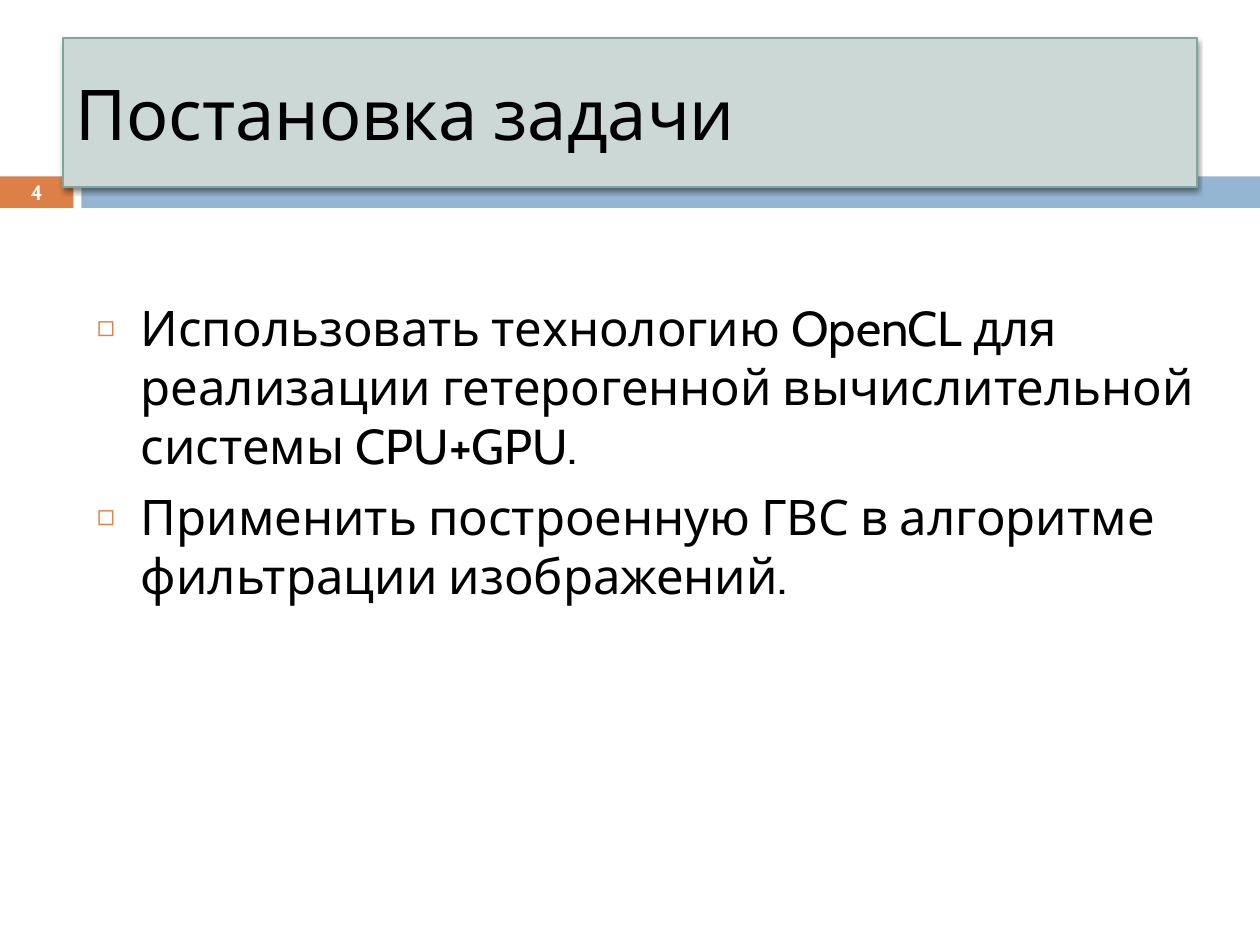
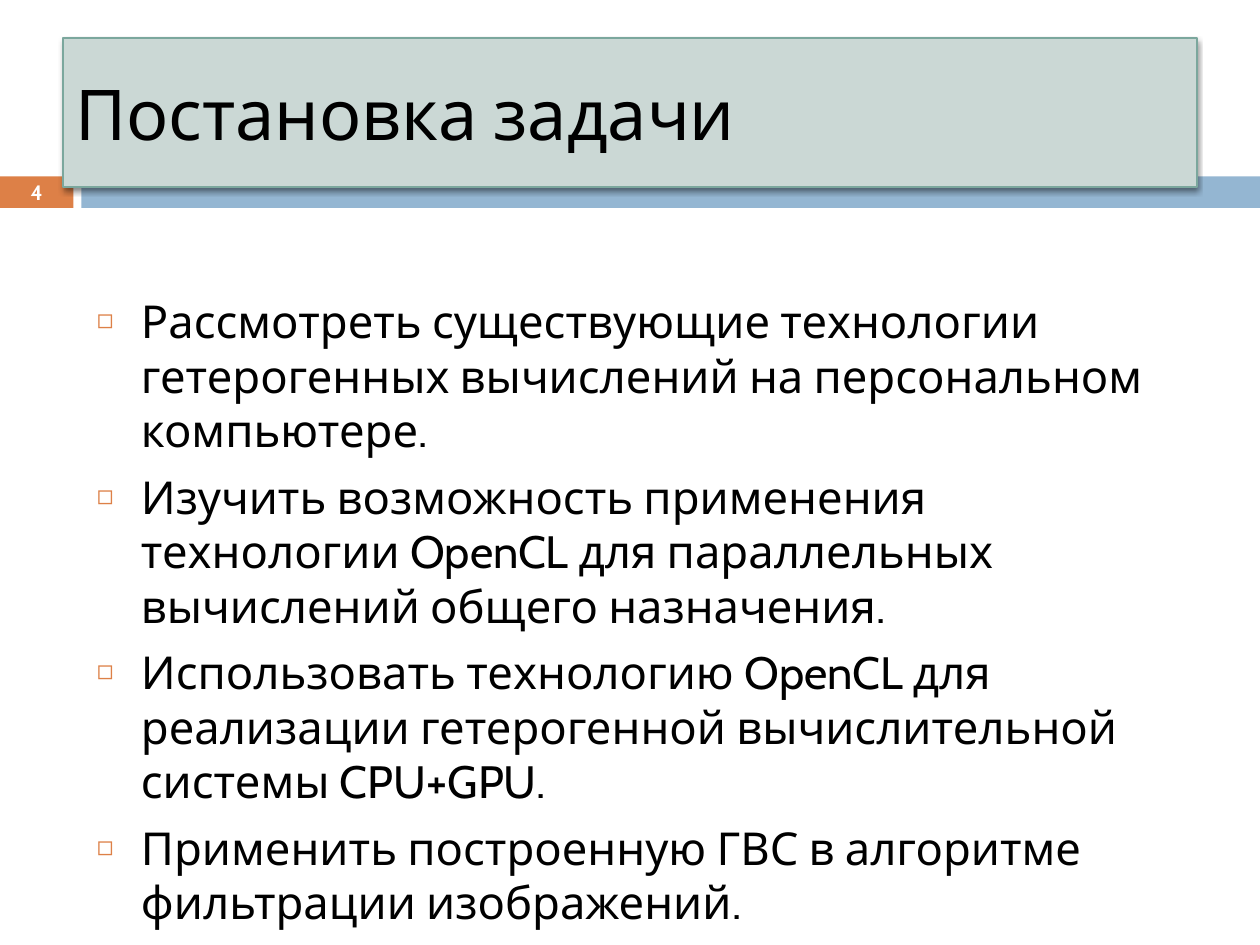
Before and after one commit to ustadenis/OpenCLImageFilter, a slide deck: slide 4 of Diplom/Презентация.pptx. Drawn at 1260x945 pixels with LibreOffice and Linux fonts; fonts in the diff are those of the drawing. Boxes give left, top, right and bottom in pixels: in the first picture for what was removed or moved away, otherwise in the second. Text is boxed around its words. In the diff, an @@ line names an element or a change of style, - is before the commit and + after.

```diff
--- a/Diplom/Презентация.pptx
+++ b/Diplom/Презентация.pptx
@@ text at (x1=141, y1=305, x2=1143, y2=632): paragraphs added @@
+◻ Рассмотреть существующие технологии гетерогенных вычислений на персональном компьютере.
+◻ Изучить возможность применения технологии OpenCL для параллельных вычислений общего назначения.
@@ text at (x1=141, y1=656, x2=1117, y2=930): size 28 to 25.9 pt in "Использовать технологию OpenCL для реализации гетерогенной в ...", "Применить построенную ГВС в алгоритме фильтрации изображений ..." @@
```
Also in this commit, not shown: 3 other slides changed, 1 other file.
